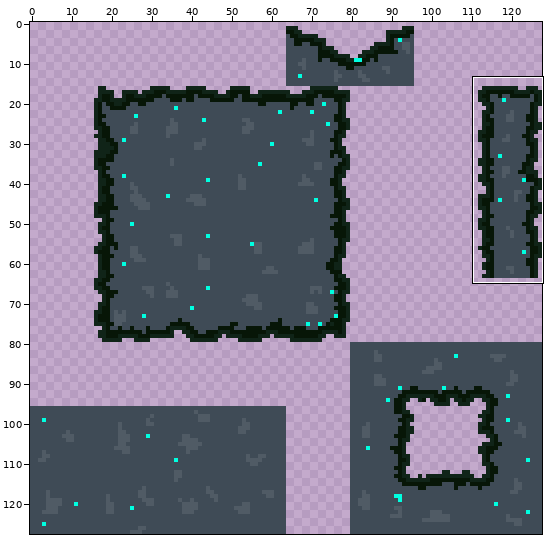
Two versions of one sprite sheet, Scenes/layoutTeste/tilemapGG.png. The first picture is a wide view before the edit; the outline marks the close-up.
Close-up. As it was:
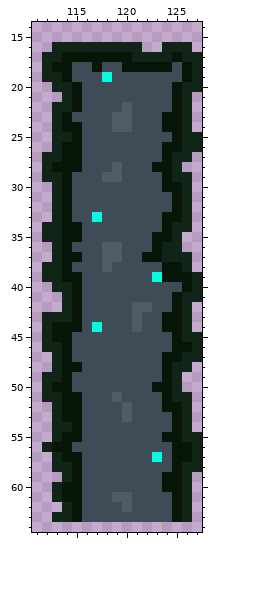
The file is 128x128 pixels. Colours within 5 levels of each other are drawn and written as one. Shown: x 111..127, y 14..64. The commit also changed other parts of the picture, which this record leaves out.
The same view after the edit:
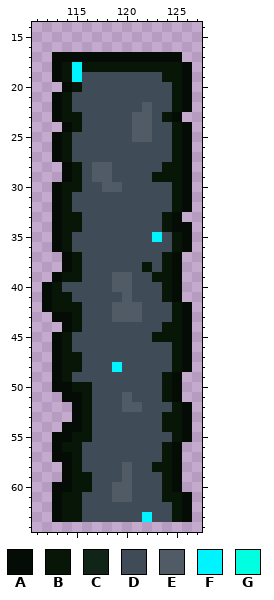
Palette (. is transparent): A #050b05  B #071607  C #102418  D #3f4b56  E #505b65  F #00f4ff  G #00ffe0
The exact change:
Changed rows in their new state; - is an unchanged pixel.
first column x 112:
16 -.........--...-
17 .AAAAAAAAAAAAA..
18 .A-FB-BB-----BA.
19 .A-F--D-----BBA.
20 -.A-----------A.
21 -ABD----------A-
22 -ABD----D-E---A-
23 -A-B---DDEE--A.-
24 -.A----DDEE-D-A-
25 -ABD-----EE---A.
26 -A-D--------D-A.
27 .A-D--------DBA-
28 ..A--EED---D-BA-
29 ..AB-E-D---B-BA-
30 -A-B--EE----D-A-
31 -A------------A-
32 -A------------A-
33 -A-B-D-------A.-
34 .A-----------AA-
35 .A-D-------FDBA-
36 -A----DD---DDBA-
37 -.A---DD--DDBA.-
38 ..AB--D---B--A.-
39 .A-----EE--B-A..
40 ABDD---EE---BA..
41 ABBD----E---BA..
42 ABB----EE-D---A-
43 .AA----EE---D-A-
44 ..A--D---D----A-
45 .A---------BB-A.
46 .A------------A.
47 -A-B--------D-A.
48 -A-----F----DBA-
49 .A-----------A--
50 .AABB------D-A--
51 ..AAB--DE----A.-
52 -..AB----E--D-A-
53 -..AB---D---B-A-
54 -.AAB-------B-A-
55 -AA-B-------D-A.
56 .A-B--------BA..
57 -AA--------DBA..
58 -.A-----E--BBA..
59 --A-B---E----A.-
60 -AA-B--EE----A.-
61 -A----------B-A-
62 -AB-----D-----A-
63 -AB-------F---A-
Changed places in both close-ups, as pixel boxes (x1, y1, x2, y2):
changed: (42, 42, 202, 522)
